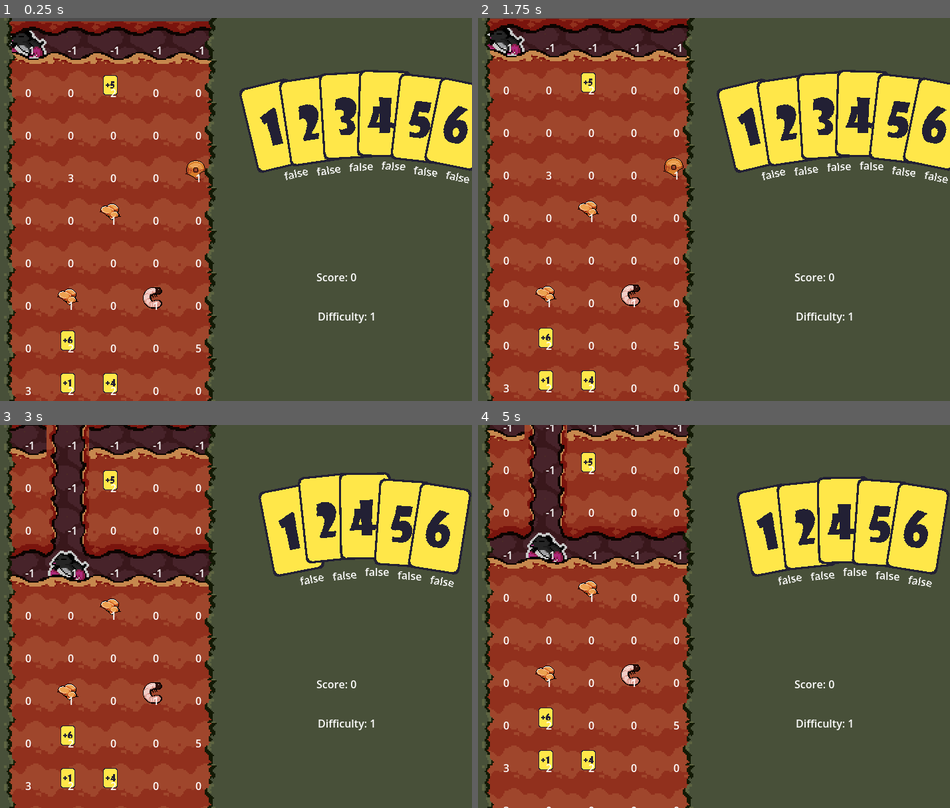
Above: before the commit, frames 1-4 (two rows, left to right).
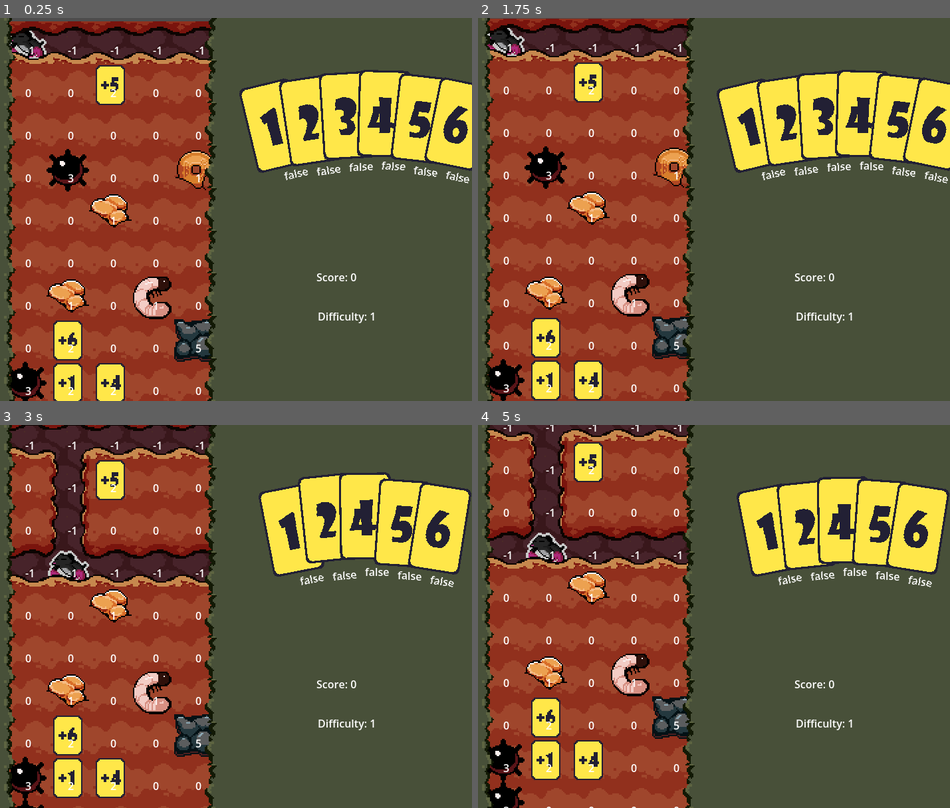
Above: after the commit, the same moments.

Repository: DogeMastr/GMTK2026
Game: Godot game, scene res://Scenes/Game/Game.tscn
Two runs of this game, one before a commit and one after it. Both use one fixed random seed, a clock stepped at 60 frames per second and the inputs below.
Inputs (mouse positions are in pixels of both pictures, inside the frame that each line leads up to):
- Up to frame 1 (0.25 s): no input
- Up to frame 2 (1.75 s): drag from (751, 125) to (501, 40) at 0.52 s; drag from (789, 121) to (501, 40) at 1.27 s
- Up to frame 3 (3 s): move the mouse to (349, 524) at 2.02 s; hold D (player_right) 2.03-2.75 s; tap 3 (3) at 2.1 s; click (349, 524) at 2.17 s; tap 4 (4) at 2.3 s; drag from (363, 520) to (66, 440) at 2.77 s
- Up to frame 4 (5 s): drag from (879, 524) to (586, 432) at 3.52 s; drag from (916, 528) to (586, 425) at 4.27 s

The runs differ from the first frame. In frame 1, 5.8% of the frame differs, in the area x 1-45%, y 12-100%; in frame 2, 5.9%, in the area x 1-45%, y 11-100%; in frame 3, 5.3%; in frame 4, 5.4%.

Commit message:
Tile update looking better

Diff:
--- a/Scenes/Game/game.gd
+++ b/Scenes/Game/game.gd
@@ -62,6 +62,8 @@
 func flow_lava(row):
 	for row_tile in row:
 		row_tile.type = 4
+		row_tile.get_node("DirtSprite").set_visible(false)
+		row_tile.get_node("EntitySprite").set_visible(false)
 
 var weight = 0.0
 const weight_decay = 50
--- a/Scenes/Mole/mole.gd
+++ b/Scenes/Mole/mole.gd
@@ -47,7 +47,7 @@
 
 func move_mole_down(amount_to_travel: int):
 	if amount_to_travel > 0:
-		EventBus.get_tile(x_pos,y_pos).dig_through_tile()
+
 		for i in range(amount_to_travel):
 			var tile_to_travel_to = EventBus.get_tile(x_pos, y_pos + i + 1)
 			if tile_to_travel_to.type == 5:
@@ -57,6 +57,8 @@
 				amount_to_travel = i + 1
 				EventBus.mole_dies.emit()
 				break
+			tile_to_travel_to.type = -1
+			EventBus.get_tile(x_pos,y_pos).has_been_dug_from = true
 			tile_to_travel_to.has_mole = true
 			#if not EventBus.get_tile(x_pos, y_pos + i).type == 5:
 				#EventBus.get_tile(x_pos, y_pos + i).type = -1
@@ -64,6 +66,7 @@
 		target_y = position.y + EventBus.tile_width * amount_to_travel
 		currently_digging = true
 		y_pos += amount_to_travel
+		EventBus.get_tile(x_pos,y_pos).has_been_dug_into = true
 
 func death():
 	print("dead")
--- a/Scenes/Tile/tile.gd
+++ b/Scenes/Tile/tile.gd
@@ -18,6 +18,8 @@
 var type = 0
 var entity_data = -1
 var dirt_data = 0
+var has_been_dug_from = false
+var has_been_dug_into = false
 
 func set_type(difficulty):
 	var r = randi_range(0, 100 - difficulty)
@@ -58,8 +60,6 @@
 		if type == 3: #Death
 			EventBus.mole_dies.emit()
 			$EntitySprite.set_visible(false)
-		if type != 5:
-			type = -1
 
 		if type == 5: #Rock
 			pass
@@ -75,13 +75,16 @@
 			$EntitySprite.set_frame(entity_data-1)
 		$EntitySprite.set_visible(true)
 	elif type == 3:
+		$EntitySprite.set_visible(true)
 		$EntitySprite.set_animation("hazard")
 		$EntitySprite.set_frame(1)
 	elif type == 4:
 		$Background.set_frame(1)
+		$EntitySprite.set_visible(true)
 		$EntitySprite.set_animation("hazard")
 		$EntitySprite.set_frame(0)
 	elif type == 5:
+
 		$EntitySprite.set_animation("hazard")
 		$EntitySprite.set_frame(entity_data)
 	else:
@@ -101,6 +104,13 @@
 	if body is Mole:
 		has_mole = false
 
+func is_empty(tile):
+	if tile == null:
+		return false
+	if tile.type == -1:
+		return true
+	return false
+
 func get_dirt_data():
 	var N = 0
 	var S = 0
@@ -116,45 +126,58 @@
 	var W_tile = EventBus.get_tile(x_pos+1, y_pos)
 
 
-	#3578 are "dug from" tiles
-	if y_pos - 1 >= 0 and N_tile != null:
-		N = N_tile.type
-		N_data = is_dug_from_tile(N_tile.dirt_data)
-	if y_pos + 1 <= 4 and S_tile != null:
-		S = S_tile.type
-		S_data = is_dug_from_tile(S_tile.dirt_data)
-	if x_pos - 1 >= 0 and E_tile != null:
-		W = E_tile.type
-	if x_pos + 1 <= 4 and W_tile != null:
-		E = W_tile.type
+	var directions = [is_empty(N_tile), is_empty(S_tile), (is_empty(E_tile) or is_empty(W_tile))]
 
-	if (E == -1 or W == -1) and type == -1:
-		if N_data and S_data:
-	#if EW are empty and N is true and S is true, 5
-			return 5
-		elif N_data and not S_data:
-	#if EW are empty and N is true and S is false, 2
-			return 2
-		elif not N_data and S_data:
-	#if EW are empty and N is not true and S is true, 3
-			return 3
-		else:
-	#if EW are empty and N is not true and S is not true, 4
-			return 4
+	if type == -1:
+		match directions:
+			[true, true, true]:
+				if has_been_dug_from and has_been_dug_into:
+					return 5
+				elif has_been_dug_from:
+					return 1
+				elif has_been_dug_into:
+					return 2
+				else:
+					return 4
+			[true, false, true]:
+				if has_been_dug_into:
+					return 2
+				else:
+					return 4
+			[false, true, true]:
+				if has_been_dug_from:
+					return 1
+				else:
+					return 4
+			[true, true, false]:
+				return 3
+			[false, false, true]:
+				return 4
+			_:
+				return 0
 	else:
-		if (N == -1 or S == -1) and type == -1:
-	#if NS are empty and EW are not empty, 3
-			return 3
-		else:
-	#if NSEW are not empty, 0
-			return 0
-	pass
+		return 0
 
-func is_dug_from_tile(tile_data):
-	if tile_data == 2 or tile_data == 3 or tile_data == 5 or tile_data == 6:
-		return true
-	else:
-		return false
+	##if (E == -1 or W == -1) and (type == -1 or type == 5):
+		#if N_data and S_data:
+	##if EW are empty and N is true and S is true, 5
+			#return 5
+		#elif N_data and not S_data:
+	##if EW are empty and N is true and S is false, 2
+			#return 2
+		#elif not N_data and S_data:
+	##if EW are empty and N is not true and S is true, 3
+			#return 3
+		#else:
+	##if EW are empty and N is not true and S is not true, 4
+			#return 4
+	#else:
+		#if (N == -1 or S == -1) and type == -1:
+	##if NS are empty and EW are not empty, 3
+			#return 3
+		#else:
+	##if NSEW are not empty, 0
+			#return 0
 
 func dig_through_tile():
 	if dirt_data == 2:
@@ -164,4 +187,4 @@
 
 func check_if_off_screen_and_die():
 	if global_position.y < -550:
-		queue_free()
+		EventBus.mole_dies.emit()
--- a/Scenes/Tile/tile.tscn
+++ b/Scenes/Tile/tile.tscn
@@ -213,8 +213,8 @@
 script = ExtResource("1_b86n5")
 
 [node name="EntitySprite" type="AnimatedSprite2D" parent="." unique_id=595923130]
-visible = false
 z_index = 2
+scale = Vector2(2, 2)
 sprite_frames = SubResource("SpriteFrames_qdslu")
 animation = &"hazard"
 
@@ -237,7 +237,7 @@
 z_index = 1
 scale = Vector2(2, 2)
 sprite_frames = SubResource("SpriteFrames_qdslu")
-animation = &"gold"
+animation = &"dirt_frames"
 
 [connection signal="body_entered" from="." to="." method="_on_body_entered"]
 [connection signal="body_exited" from="." to="." method="_on_body_exited"]
